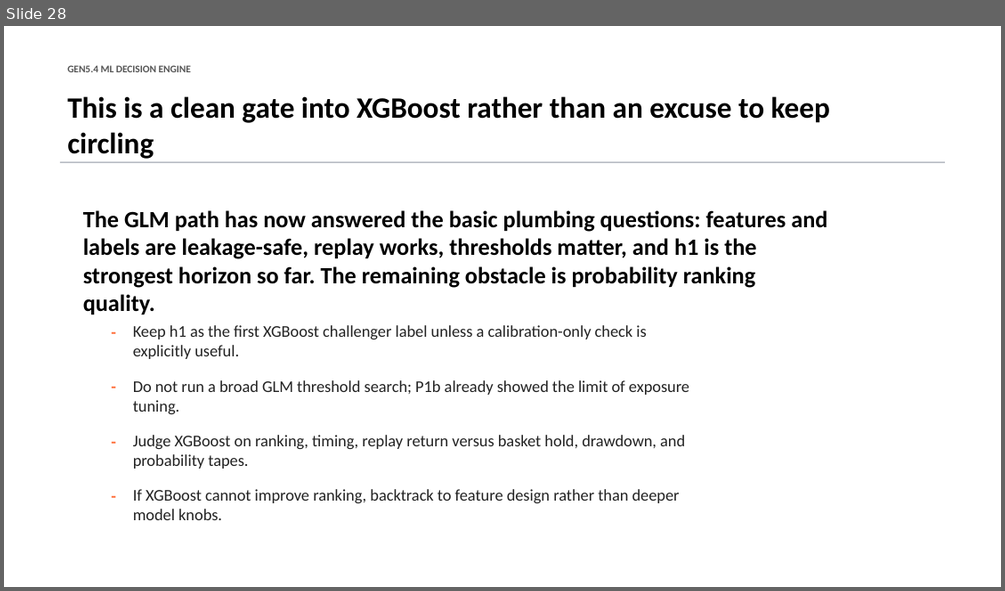
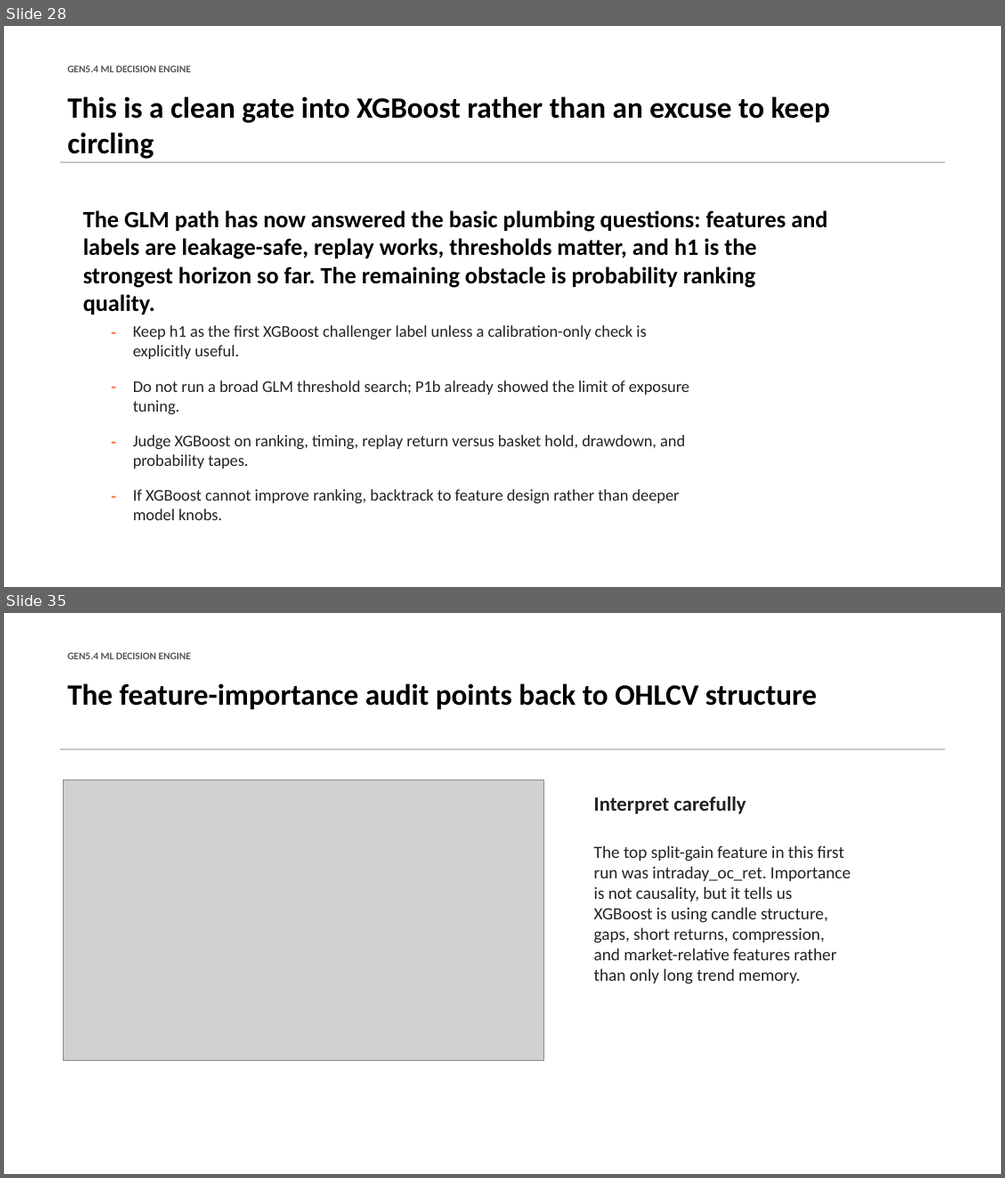
Before and after one commit to Francisc0Franc0/Time-Series-Modeling-Gen5, a slide deck: presentations/gen5_4_ml_decision_engine_incremental_build.pptx. Shown one above the other, each under a label of ours: slide 28 before the commit, slides 28 and 35 after it; the slides between them are not shown. The pictures are 1005x591 and 1005x1178 pixels, drawn with LibreOffice and Linux fonts; fonts in the diff are those of the drawing; grey boxes stand for pictures. Boxes give left, top, right and bottom in pixels: in the first picture for what was removed or moved away, otherwise in the second. Text is boxed around its words. In the diff, an @@ line names an element or a change of style, - is before the commit and + after.

Commit message:
Add Gen5.4 XGBoost challenger

```diff
--- a/presentations/gen5_4_ml_decision_engine_incremental_build.pptx
+++ b/presentations/gen5_4_ml_decision_engine_incremental_build.pptx
@@ slide 35 added at <box>4,613,1001,1174</box>, background #FFFFFF @@
@@ text added at <box>67,652,191,659</box>, 9.8 pt, text #555555, bold @@
+GEN5.4 ML DECISION ENGINE
@@ text added at <box>67,683,817,710</box>, 28.5 pt, text #000000, bold @@
+The feature-importance audit points back to OHLCV structure
@@ rectangle added at <box>60,748,945,750</box>, fill #B8BCC4 @@
@@ picture added at <box>63,779,544,1060</box> @@
@@ text added at <box>594,796,745,814</box>, 19.5 pt, text #222222, bold @@
+Interpret carefully
@@ text added at <box>594,845,850,984</box>, 16.5 pt, text #222222 @@
+The top split-gain feature in this first run was intraday_oc_ret. Importance is not causality, but it tells us XGBoost is using candle structure, gaps, short returns, compression, and market-relative features rather than only long trend memory.
```
Also in this commit, not shown: 7 other slides added, 5 other files.
